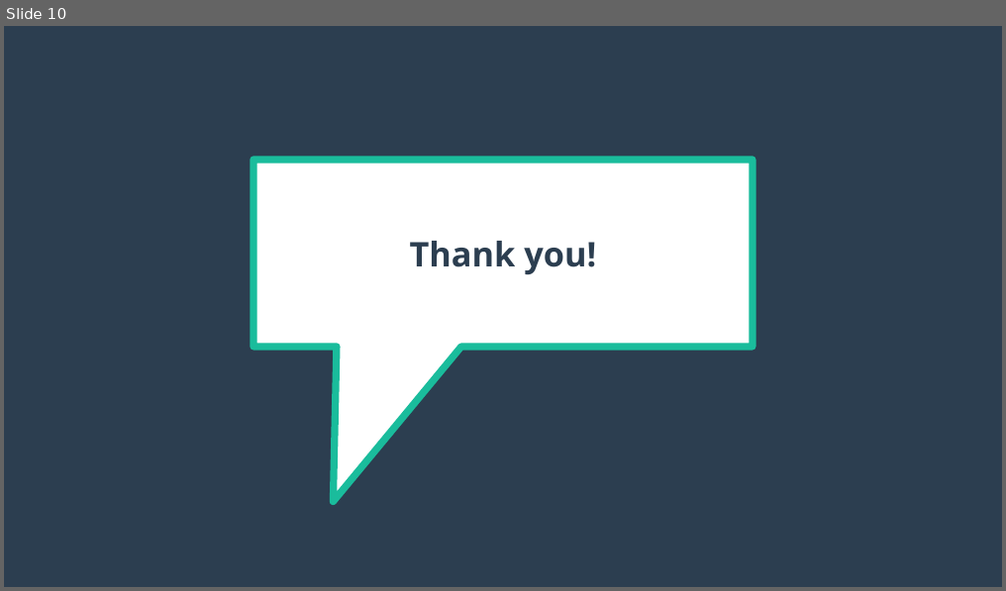
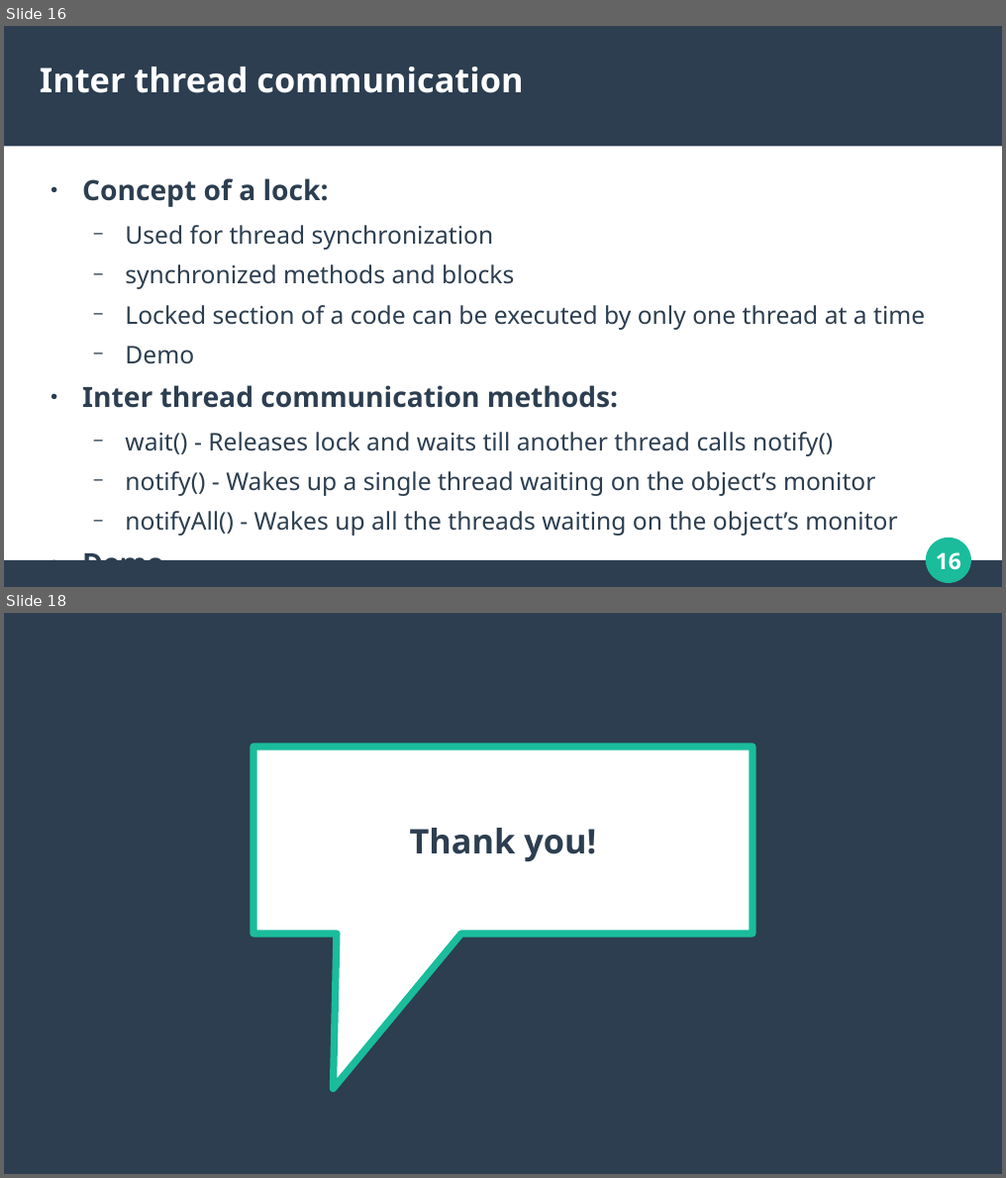
Before and after one commit to Abhishek-Kuvalekar/multithreading-java, a slide deck: Presentation.odp. Shown one above the other, each under a label of ours: slide 10 before the commit, slides 16 and 18 after it; the slides between them are not shown. The pictures are 1006x591 and 1006x1178 pixels, drawn with LibreOffice and Linux fonts; fonts in the diff are those of the drawing. Boxes give left, top, right and bottom in pixels: in the first picture for what was removed or moved away, otherwise in the second. Text is boxed around its words. In the diff, an @@ line names an element or a change of style, - is before the commit and + after.

```diff
--- a/Presentation.odp
+++ b/Presentation.odp
@@ slide 16 added at [4,26,1002,587], background #FFFFFF @@
@@ rectangle added at [4,26,1002,147], fill #2C3E50 @@
@@ title added at [40,67,523,93], 27 pt, text #FFFFFF, bold @@
+Inter thread communication
@@ text added at [82,178,925,536], 19.4 pt, text #2C3E50 @@
+● Concept of a lock:
+  − Used for thread synchronization
+  − synchronized methods and blocks
+  − Locked section of a code can be executed by only one thread at a time
+  − Demo
+● Inter thread communication methods:
+  − wait() - Releases lock and waits till another thread calls notify()
+  − notify() - Wakes up a single thread waiting on the object’s monitor
+  − notifyAll() - Wakes up all the threads waiting on the object’s monitor
+● Demo
@@ ellipse added at [927,539,971,583], fill #1ABC9C, outline #1ABC9C 0.85 pt @@
@@ page number added at [936,553,961,570], 18 pt, text #FFFFFF, bold @@
+16
@@ rectangle added at [4,562,1002,587], fill #2C3E50 @@
@@ what was slide 10 is now slide 18 @@
```
Also in this commit, not shown: 1 slide changed, 8 other slides added, 1 slide removed, 6 other files.
